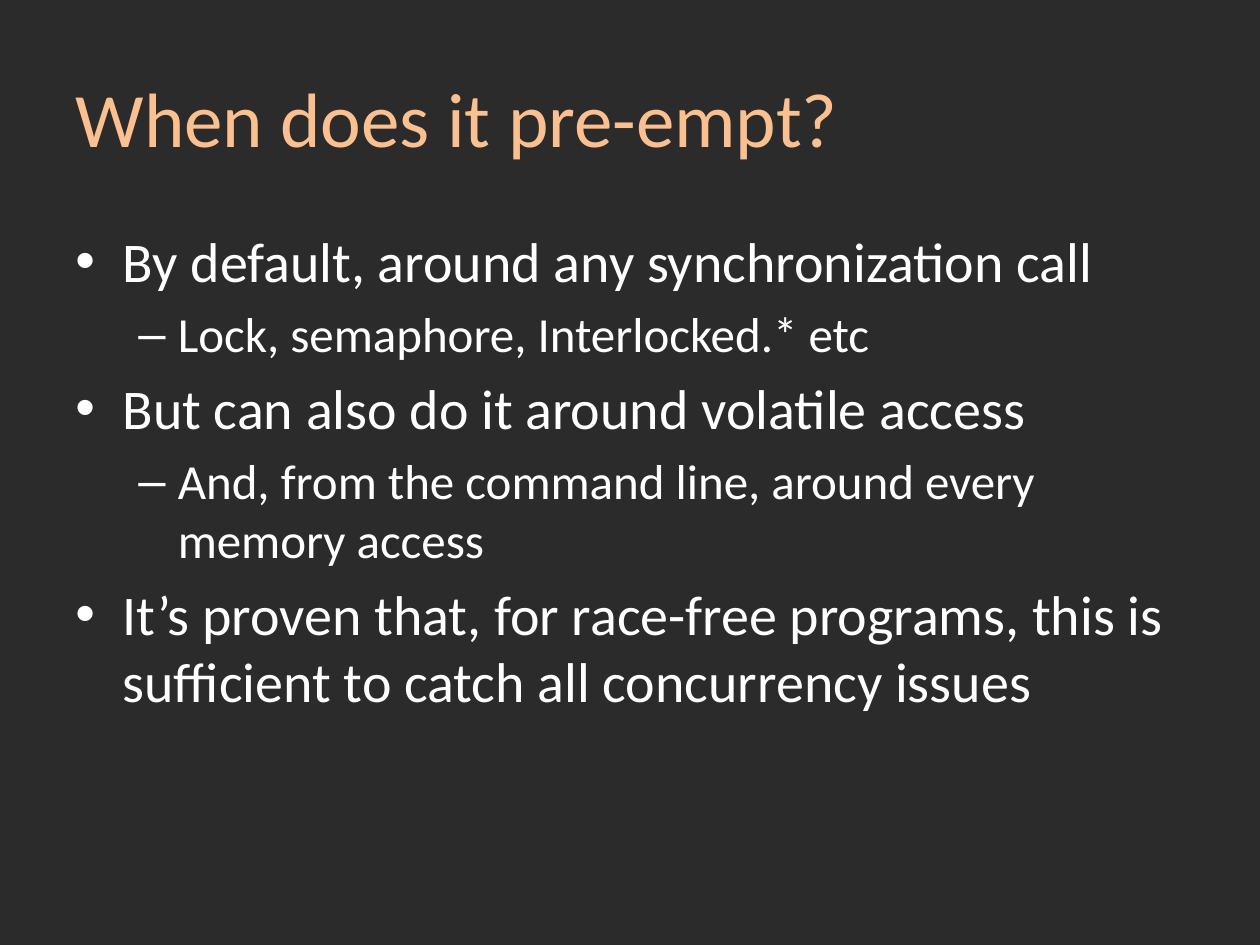
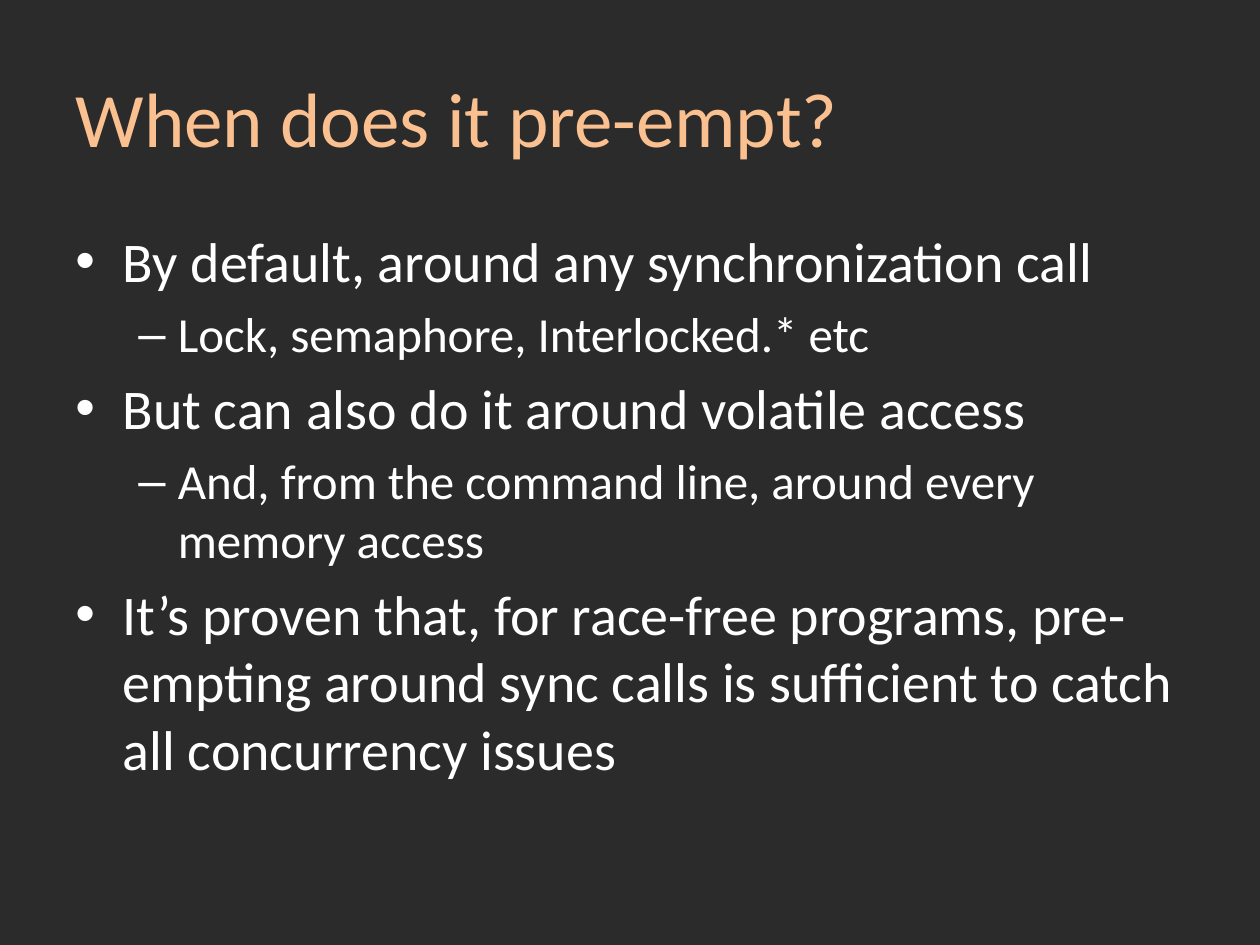
Before and after one commit to srstrong/NDC-CHESS, a slide deck: slide 21 of CHESS.pptx. Drawn at 1260x945 pixels with LibreOffice and Linux fonts; fonts in the diff are those of the drawing; background and template pictures are left out; a plain dark background stands for a picture behind light text. Boxes give left, top, right and bottom in pixels: in the first picture for what was removed or moved away, otherwise in the second. Text is boxed around its words. In the diff, an @@ line names an element or a change of style, - is before the commit and + after.

Commit message:
Tweaks to slides

```diff
--- a/CHESS.pptx
+++ b/CHESS.pptx
@@ text at box(123, 595, 1172, 779): text changed @@
-• It’s proven that, for race-free programs, this is sufficient to catch all concurrency issues
+• It’s proven that, for race-free programs, pre-empting around sync calls is sufficient to catch all concurrency issues
```
Also in this commit, not shown: 1 other slide changed, 1 slide added.
